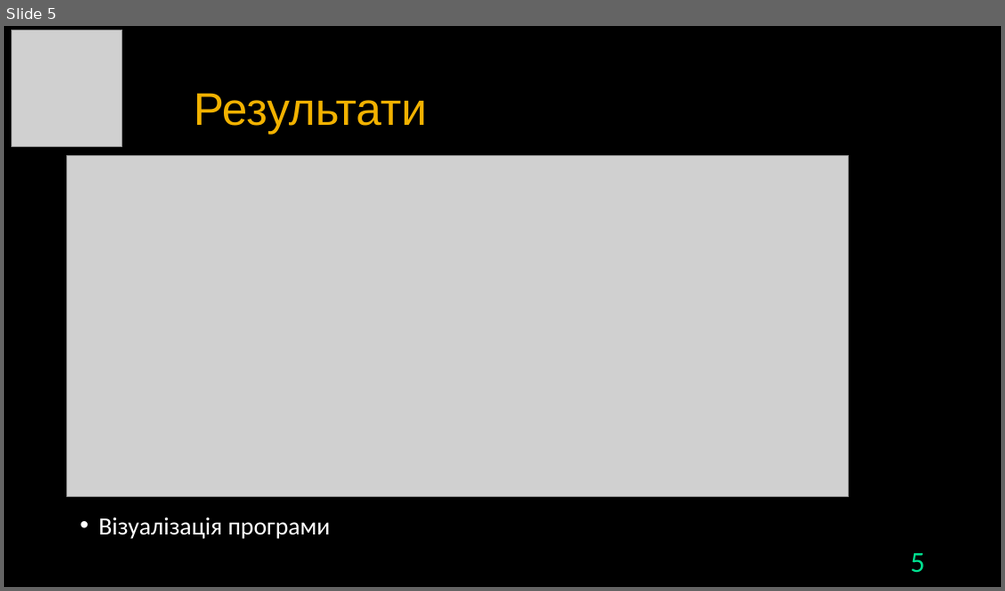
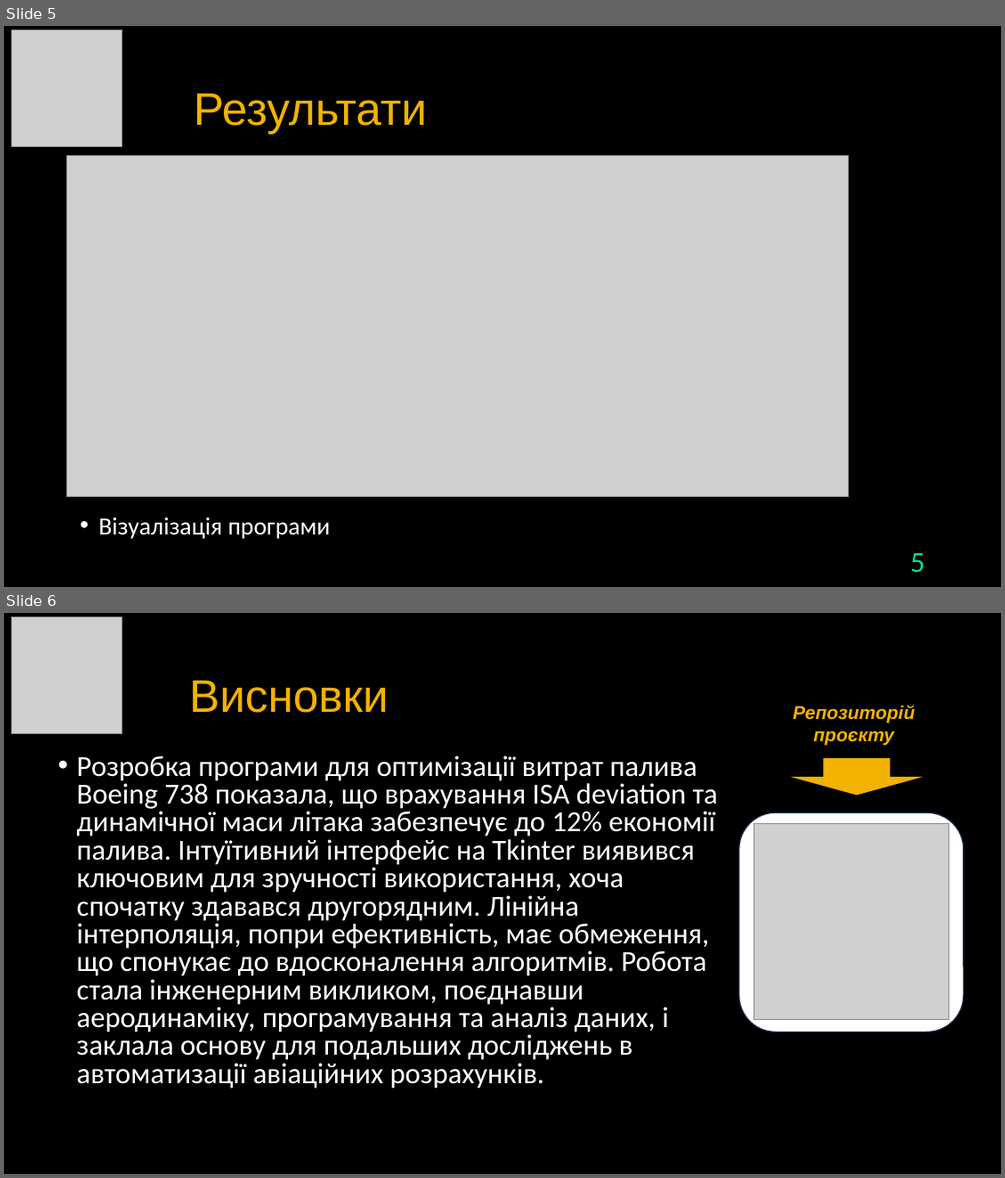
Before and after one commit to Vlad-lokk/diplom, a slide deck: diplom.pptx. Shown one above the other, each under a label of ours: slide 5 before the commit, slides 5 and 6 after it. The pictures are 1005x591 and 1005x1178 pixels, drawn with LibreOffice and Linux fonts; fonts in the diff are those of the drawing; grey boxes stand for pictures. Boxes give left, top, right and bottom in pixels: in the first picture for what was removed or moved away, otherwise in the second. Text is boxed around its words. In the diff, an @@ line names an element or a change of style, - is before the commit and + after.

Commit message:
com

```diff
--- a/diplom.pptx
+++ b/diplom.pptx
@@ slide 6 added at (x1=4, y1=613, x2=1001, y2=1174), background #000000 @@
@@ picture added at (x1=11, y1=617, x2=122, y2=733) @@
@@ title added at (x1=189, y1=680, x2=388, y2=713), 44 pt, text #F2B200 @@
+Висновки
@@ text added at (x1=793, y1=705, x2=914, y2=746), 18 pt, text #F2B200, bold, italic @@
+Репозиторій проєкту
@@ text added at (x1=77, y1=755, x2=718, y2=1088), 28 pt, text #FFFFFF @@
+• Розробка програми для оптимізації витрат палива Boeing 738 показала, що врахування ISA deviation та динамічної маси літака забезпечує до 12% економії палива. Інтуїтивний інтерфейс на Tkinter виявився ключовим для зручності використання, хоча спочатку здавався другорядним. Лінійна інтерполяція, попри ефективність, має обмеження, що спонукає до вдосконалення алгоритмів. Робота стала інженерним викликом, поєднавши аеродинаміку, програмування та аналіз даних, і заклала основу для подальших досліджень в автоматизації авіаційних розрахунків.
@@ down arrow added at (x1=790, y1=758, x2=923, y2=795), fill #F2B200 @@
@@ rounded rectangle added at (x1=739, y1=812, x2=963, y2=1032), fill #FFFFFF, outline #1E3256 1 pt @@
@@ picture added at (x1=754, y1=824, x2=949, y2=1019) @@
```
Also in this commit, not shown: 1 slide changed, 1 slide removed.
